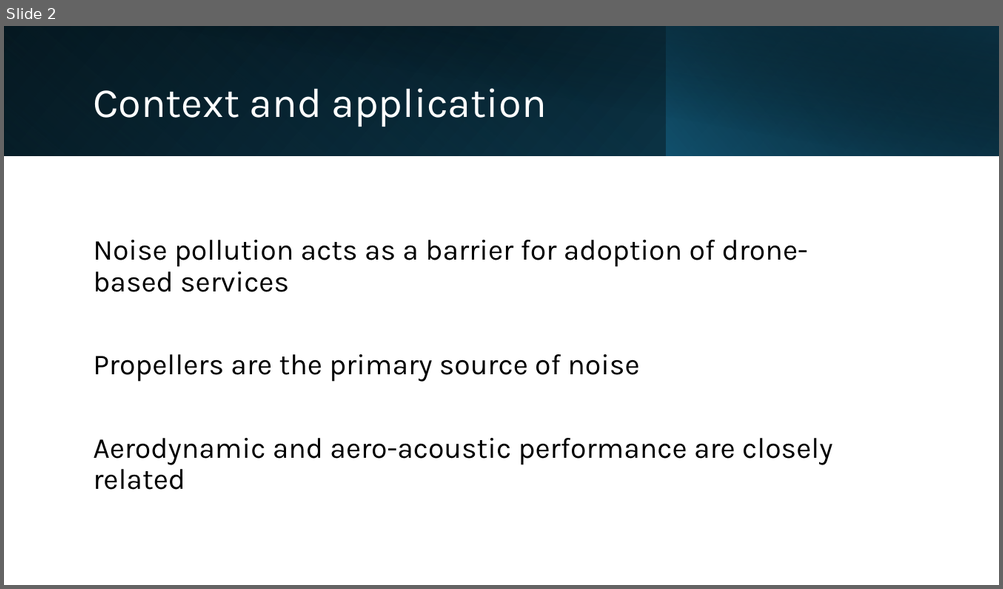
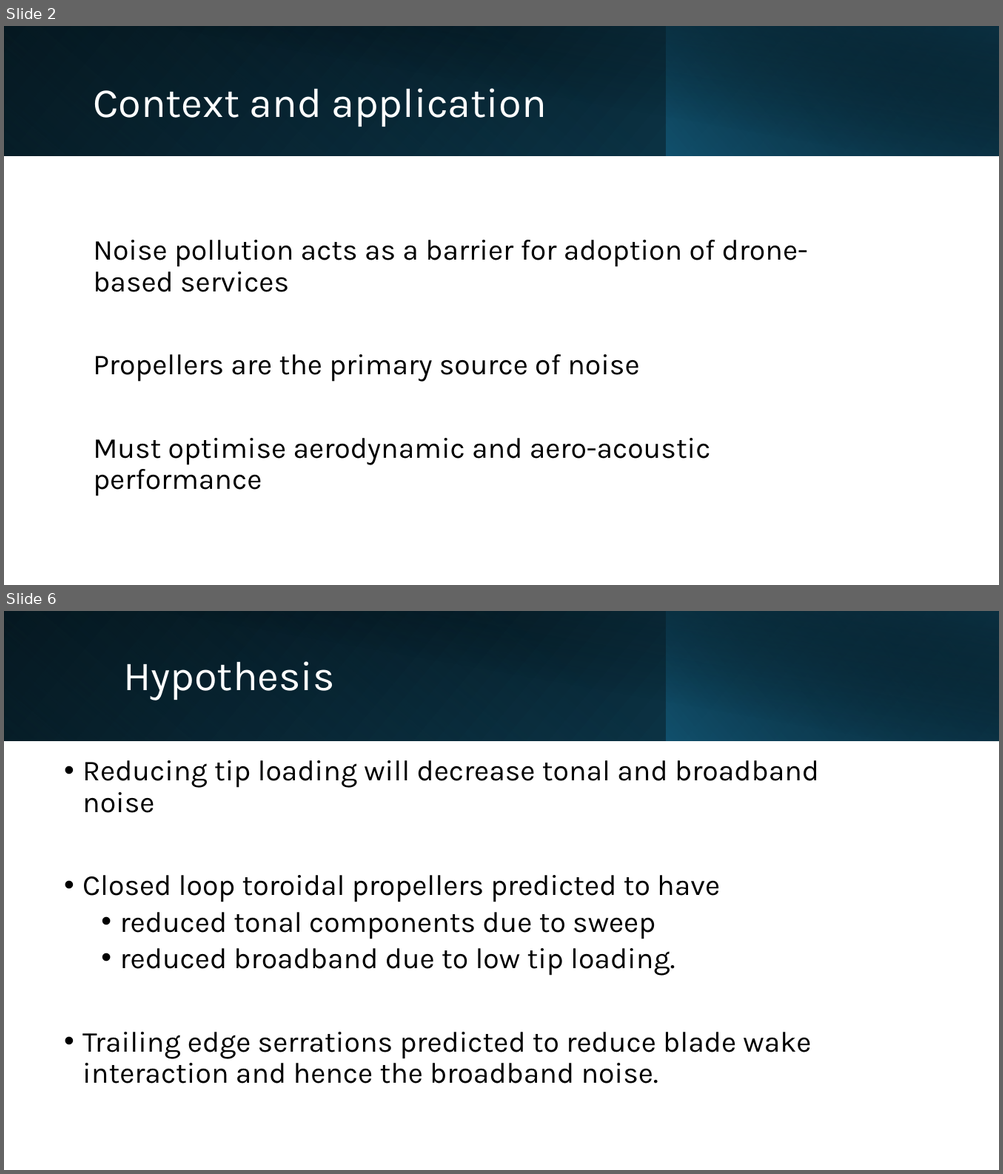
Before and after one commit to lpender3672/propeller-acoustics, a slide deck: deliverables/michaelmas_presentation.pptx. Shown one above the other, each under a label of ours: slide 2 before the commit, slides 2 and 6 after it; the slides between them are not shown. The pictures are 1003x589 and 1003x1174 pixels, drawn with LibreOffice and Linux fonts; fonts in the diff are those of the drawing. Boxes give left, top, right and bottom in pixels: in the first picture for what was removed or moved away, otherwise in the second. Text is boxed around its words. In the diff, an @@ line names an element or a change of style, - is before the commit and + after.

```diff
--- a/deliverables/michaelmas_presentation.pptx
+++ b/deliverables/michaelmas_presentation.pptx
@@ slide 6 added at (x1=4, y1=611, x2=999, y2=1170), background #FFFFFF @@
@@ rectangle added at (x1=4, y1=611, x2=999, y2=741), fill gradient #000000 to #104862 @@
@@ rectangle added at (x1=4, y1=611, x2=666, y2=741), fill gradient #156082 to #0B3041 @@
@@ rectangle added at (x1=41, y1=611, x2=999, y2=741), fill gradient #000000 to #0B3041 @@
@@ rectangle added at (x1=666, y1=611, x2=999, y2=741), fill gradient #156082 to #000000 @@
@@ title added at (x1=123, y1=661, x2=335, y2=701), 40 pt, text #FFFFFF @@
+Hypothesis
@@ text added at (x1=82, y1=760, x2=819, y2=1084), 28 pt, text #000000 @@
+• Reducing tip loading will decrease tonal and broadband noise
+• Closed loop toroidal propellers predicted to have
+  • reduced tonal components due to sweep
+  • reduced broadband due to low tip loading.
+• Trailing edge serrations predicted to reduce blade wake interaction and hence the broadband noise.
@@ slide 2 changed as well @@
@@ text at (x1=93, y1=438, x2=711, y2=497): text changed @@
-Aerodynamic and aero-acoustic performance are closely related
+Must optimise aerodynamic and aero-acoustic performance
```
Also in this commit, not shown: 6 other slides changed, 5 other slides added, 5 slides removed, 2 other files.
